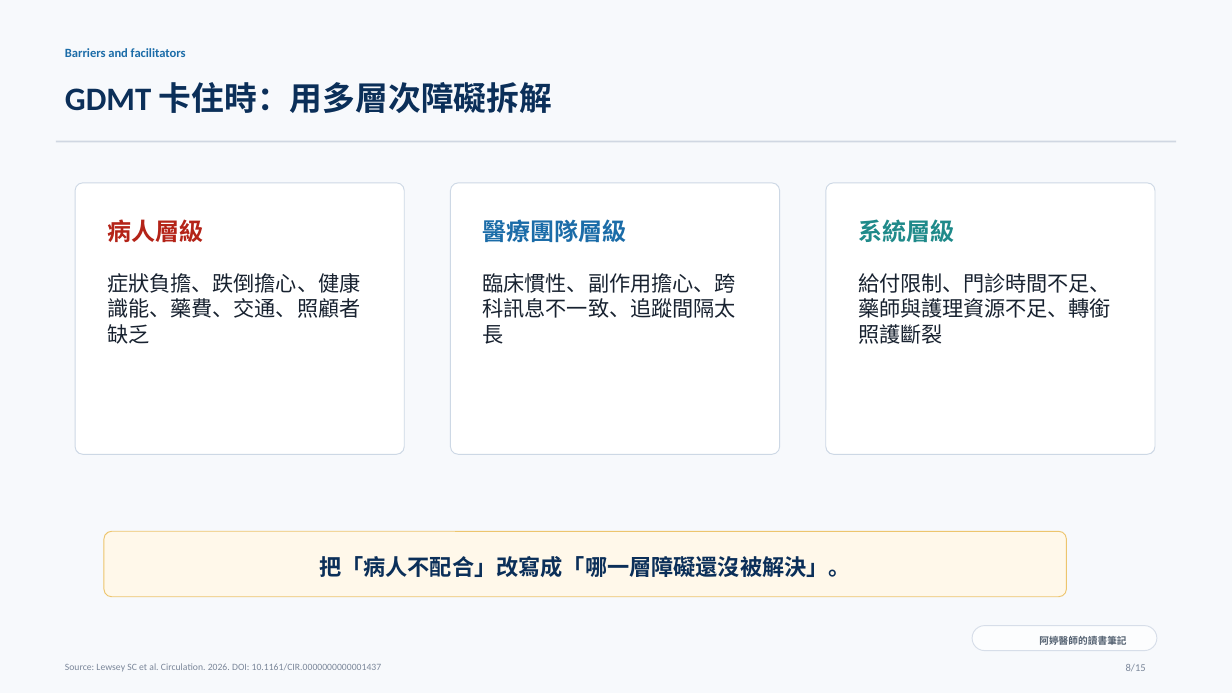
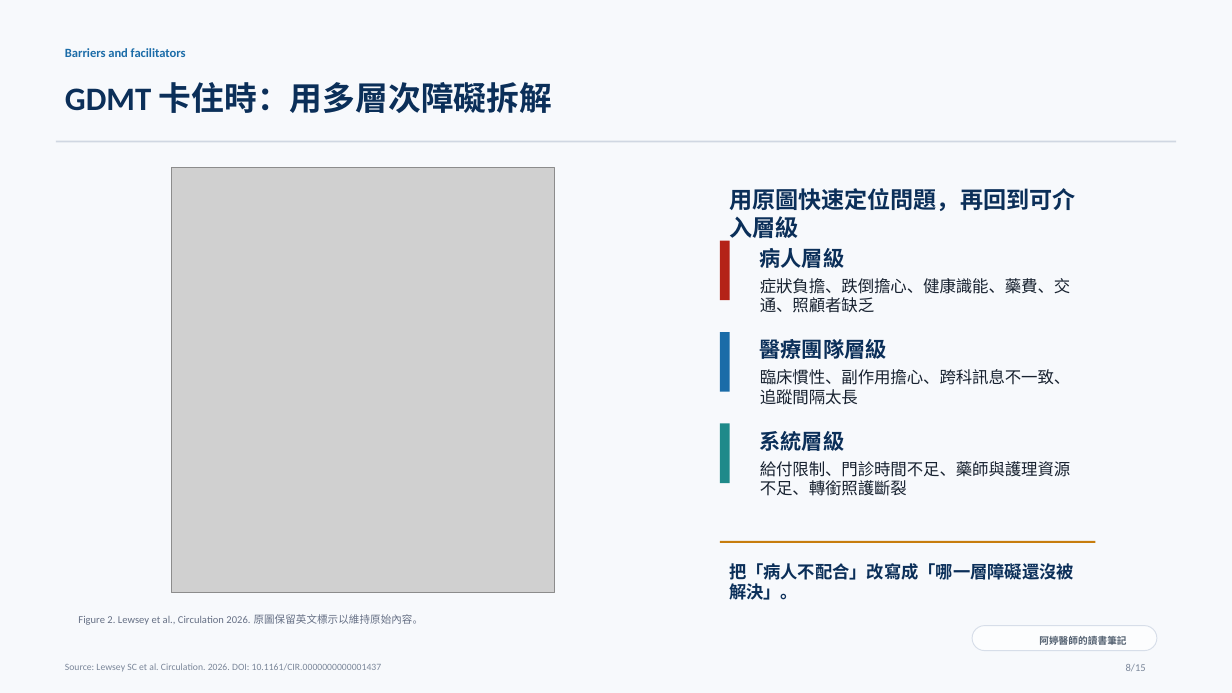
Before and after one commit to tsn4830-ui/heart-failure-older-adult, a slide deck: slide 8 of heart-failure-older-adult.pptx. Drawn at 1232x693 pixels with LibreOffice and Linux fonts; fonts in the diff are those of the drawing; grey boxes stand for pictures. Boxes give left, top, right and bottom in pixels: in the first picture for what was removed or moved away, otherwise in the second. Text is boxed around its words. In the diff, an @@ line names an element or a change of style, - is before the commit and + after.

Commit message:
Add original article figures to presentation

```diff
--- a/heart-failure-older-adult.pptx
+++ b/heart-failure-older-adult.pptx
@@ picture added at box(172, 167, 555, 592) @@
@@ rounded rectangle removed at box(75, 183, 404, 455) @@
@@ rounded rectangle removed at box(451, 183, 780, 455) @@
@@ text added at box(729, 188, 1075, 241), 18 pt, text #0B2F59, bold @@
+用原圖快速定位問題，再回到可介入層級
@@ rounded rectangle removed at box(826, 183, 1155, 455) @@
@@ rectangle added at box(720, 240, 729, 300), fill #B42318 @@
@@ text "病人層級": place and size @@
-text "病人層級" at box(107, 219, 203, 242)
+text "病人層級" at box(760, 248, 844, 268)
@@ text "病人層級" at box(760, 248, 844, 268): size 18.8 to 16.5 pt, text colour #B42318 to #0B2F59 @@
@@ text "症狀負擔、跌倒擔心、健康識能、藥費、交通、照顧者缺乏": place and size @@
-text "症狀負擔、跌倒擔心、健康識能、藥費、交通、照顧者缺乏" at box(107, 273, 360, 344)
+text "症狀負擔、跌倒擔心、健康識能、藥費、交通、照顧者缺乏" at box(760, 278, 1070, 313)
@@ rectangle added at box(720, 332, 729, 392), fill #1B6CA8 @@
@@ text "醫療團隊層級": place and size @@
-text "醫療團隊層級" at box(483, 215, 627, 246)
+text "醫療團隊層級" at box(760, 336, 887, 363)
@@ text "醫療團隊層級" at box(760, 336, 887, 363): size 18.8 to 16.5 pt, text colour #1B6CA8 to #0B2F59 @@
@@ text "臨床慣性、副作用擔心、跨科訊息不一致、追蹤間隔太長": place and size @@
-text "臨床慣性、副作用擔心、跨科訊息不一致、追蹤間隔太長" at box(483, 273, 736, 344)
+text "臨床慣性、副作用擔心、跨科訊息不一致、追蹤間隔太長" at box(760, 369, 1070, 405)
@@ rectangle added at box(720, 423, 729, 483), fill #1F8A8A @@
@@ text "系統層級": place and size @@
-text "系統層級" at box(858, 219, 954, 242)
+text "系統層級" at box(760, 431, 844, 451)
@@ text "系統層級" at box(760, 431, 844, 451): size 18.8 to 16.5 pt, text colour #1F8A8A to #0B2F59 @@
@@ size 16.5 to 12.8 pt in 3 elements at box(760, 369, 1070, 405), box(760, 278, 1070, 313), box(760, 461, 1070, 496) @@
@@ text "給付限制、門診時間不足、藥師與護理資源不足、轉銜照護斷裂": place and size @@
-text "給付限制、門診時間不足、藥師與護理資源不足、轉銜照護斷裂" at box(858, 273, 1111, 344)
+text "給付限制、門診時間不足、藥師與護理資源不足、轉銜照護斷裂" at box(760, 461, 1070, 496)
@@ rounded rectangle removed at box(104, 531, 1067, 597) @@
@@ text "把「病人不配合」改寫成「哪一層障礙還沒被解決」。": place and size @@
-text "把「病人不配合」改寫成「哪一層障礙還沒被解決」。" at box(319, 556, 851, 577)
+text "把「病人不配合」改寫成「哪一層障礙還沒被解決」。" at box(729, 563, 1074, 600)
@@ text "把「病人不配合」改寫成「哪一層障礙還沒被解決」。" at box(729, 563, 1074, 600): size 17.2 to 13.5 pt; alignment centre to left @@
@@ rectangle added at box(720, 541, 1095, 543), fill #C77D0E @@
@@ text added at box(78, 614, 424, 625), 8.2 pt, text #667085 @@
+Figure 2. Lewsey et al., Circulation 2026. 原圖保留英文標示以維持原始內容。
```
Also in this commit, not shown: 1 other slide changed, 7 other files.
